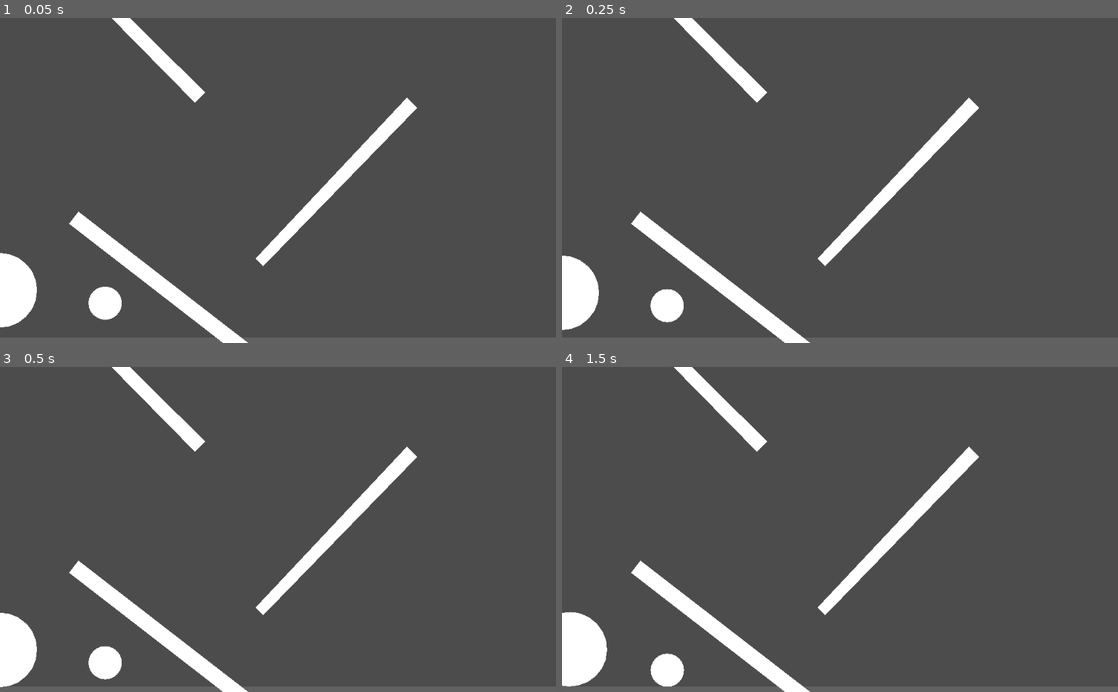
Above: before the commit, frames 1-4 (two rows, left to right).
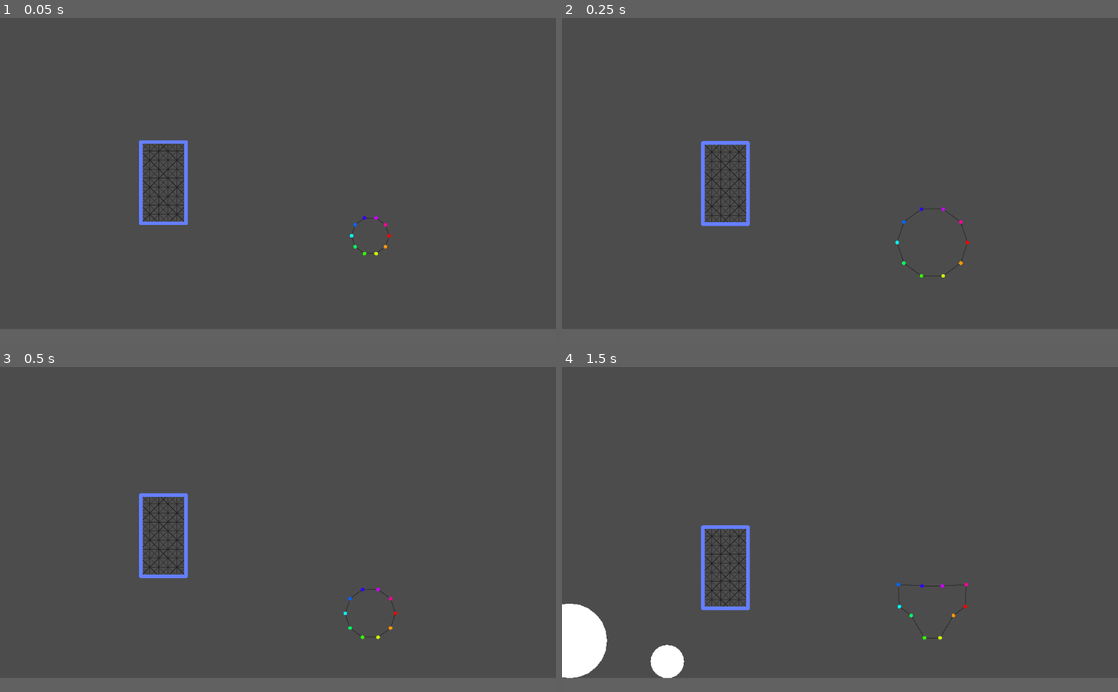
Above: after the commit, the same moments.

Repository: bustedwallstudios/Softbody
Game: Godot game, scene res://2dWorld.tscn
Two runs of this game, one before a commit and one after it. Both use one fixed random seed, a clock stepped at 60 frames per second and the inputs below.
Inputs (mouse positions are in pixels of both pictures, inside the frame that each line leads up to):
- Up to frame 1 (0.05 s): no input
- Up to frame 2 (0.25 s): no input
- Up to frame 3 (0.5 s): no input
- Up to frame 4 (1.5 s): tap Enter (ui_accept) at 0.5, 0.77 s; move the mouse to (667, 662) at 0.52 s; hold Right (ui_right) 0.53-1.28 s; move the mouse to (567, 649) at 1.27 s; hold Down (ui_down) from 1.28 s (still down)

The runs differ from the first frame. In frame 1, 7.0% of the frame differs, in the area x 0-75%, y 0-100%; in frame 2, 7.0%; in frame 3, 7.0%; in frame 4, 6.2%.

Commit message:
Refactored physics integration in the points, to make it more readable (and correct the way gravity was applied).

Diff:
--- a/2dWorld.tscn
+++ b/2dWorld.tscn
@@ -1,9 +1,10 @@
-[gd_scene load_steps=11 format=2]
+[gd_scene load_steps=12 format=2]
 
-[ext_resource path="res://Objects/SquishyBody.tscn" type="PackedScene" id=1]
+[ext_resource path="res://Objects/SquishyBall.tscn" type="PackedScene" id=1]
 [ext_resource path="res://MiscScripts/Draggable2.gd" type="Script" id=2]
 [ext_resource path="res://MiscScripts/Draggable.gd" type="Script" id=3]
 [ext_resource path="res://MiscScripts/Rotate.gd" type="Script" id=4]
+[ext_resource path="res://Objects/SquishyBody.tscn" type="PackedScene" id=5]
 
 [sub_resource type="RectangleShape2D" id=3]
 extents = Vector2( 119, 13 )
@@ -26,7 +27,7 @@
 [node name="World" type="Node2D"]
 
 [node name="Camera" type="Camera2D" parent="."]
-position = Vector2( -4, -320 )
+position = Vector2( -4, -272 )
 current = true
 zoom = Vector2( 3, 3 )
 
@@ -49,8 +50,8 @@
 polygon = PoolVector2Array( -5.95, -0.225, 5.95, -0.225, 5.95, 1.075, -5.95, 1.075 )
 
 [node name="RotatingBeam" type="StaticBody2D" parent="World"]
-position = Vector2( -598, 272 )
-rotation = -2.48186
+position = Vector2( 3006, 173 )
+rotation = -3.48019
 scale = Vector2( 1, 5 )
 __meta__ = {
 "_edit_group_": true
@@ -64,8 +65,8 @@
 polygon = PoolVector2Array( -546, 3.99805, -546, -13.002, 659, -12.9976, 659, 4.00244 )
 
 [node name="RotatingBeam2" type="StaticBody2D" parent="World"]
-position = Vector2( 348, -357 )
-rotation = 2.33874
+position = Vector2( 3016, -674 )
+rotation = 3.58665
 scale = Vector2( 1.016, 3.251 )
 script = ExtResource( 4 )
 __meta__ = {
@@ -83,7 +84,7 @@
 polygon = PoolVector2Array( -27.2157, -0.289926, 32.9624, -0.241419, 32.9287, 0.677203, -27.2257, 0.947976 )
 
 [node name="RotatingBeam3" type="StaticBody2D" parent="World"]
-position = Vector2( -903, -1263 )
+position = Vector2( 2545, -428 )
 rotation = -2.34921
 scale = Vector2( 1.237, 3.251 )
 script = ExtResource( 4 )
@@ -102,7 +103,7 @@
 polygon = PoolVector2Array( -27.2157, -0.289926, 32.9624, -0.241419, 32.9287, 0.677203, -27.2257, 0.947976 )
 
 [node name="Beam" type="RigidBody2D" parent="World"]
-position = Vector2( -2016, 136 )
+position = Vector2( 2092, 181 )
 rotation = -0.527089
 mass = 20.0
 gravity_scale = 3.72
@@ -123,7 +124,7 @@
 polygon = PoolVector2Array( -16.9075, -0.197987, 20.0952, -0.13546, 20.0282, 3.01541, -16.674, 2.99974 )
 
 [node name="Ball" type="RigidBody2D" parent="World"]
-position = Vector2( -959, 359 )
+position = Vector2( 1090, -1729 )
 input_pickable = true
 mass = 25.0
 gravity_scale = 5.0
@@ -144,7 +145,7 @@
 polygon = PoolVector2Array( -4.45, 1.625, -4.6, 0.425001, -4.45, -0.775, -4, -1.875, -3.25, -2.825, -2.3, -3.575, -1.2, …(247 unchanged characters)…
 
 [node name="BigBall" type="RigidBody2D" parent="World"]
-position = Vector2( -1542, 289 )
+position = Vector2( 516, -1620 )
 input_pickable = true
 mass = 50.0
 gravity_scale = 5.0
@@ -164,23 +165,12 @@
 scale = Vector2( 44.924, 44.925 )
 polygon = PoolVector2Array( -4.45, 1.625, -4.6, 0.425001, -4.45, -0.775, -4, -1.875, -3.25, -2.825, -2.3, -3.575, -1.2, …(247 unchanged characters)…
 
-[node name="SquishyBody" parent="." instance=ExtResource( 1 )]
-position = Vector2( -1047, -2045 )
-pointsHoriz = 2
-pointsVert = 2
-sizeInPx = 200
-stiffness = 15.0
-gravity = Vector2( 0, 6 )
-showLines = false
+[node name="SquishyBall" parent="." instance=ExtResource( 1 )]
+position = Vector2( 506, 33 )
+gravity = Vector2( 0, 22 )
 
-[node name="SquishyBody2" parent="." instance=ExtResource( 1 )]
-position = Vector2( -939, -2014 )
-pointsHoriz = 2
-pointsVert = 2
-sizeInPx = 200
-stiffness = 15.0
-gravity = Vector2( 0, 6 )
-showLines = false
+[node name="SquishyBody" parent="." instance=ExtResource( 5 )]
+position = Vector2( -762, -485 )
 
 [connection signal="input_event" from="World/Ball" to="World/Ball" method="inputEvent"]
 [connection signal="input_event" from="World/BigBall" to="World/BigBall" method="inputEvent"]
--- a/Objects/PhysicsPoint.gd
+++ b/Objects/PhysicsPoint.gd
@@ -5,18 +5,19 @@
 
 var gravityForce:Vector2
 
-# Set by the SquishyBall each frame, if this is part of a squishy ball
-# and not a box. Remains unused if not part of a ball.
-var pressure:float
+func _physics_process(delta):
 
-func _physics_process(delta):
-	# Add the force from the springs to this point, adjusting for mass
-	self.linear_velocity += (totalSpringForce)/mass
+	# The force we will apply to the point. The springs should not have as much of an effect on
+	# the points if there is a high mass (F = ma -> a = F/m). The gravity is unaffected by the
+	# mass, and so is added on outside of the division.
+	var finalForce = ((totalSpringForce)/mass) + gravityForce
+
+	self.linear_velocity += finalForce
 
 	# Prevent rotation, so the points cannot roll.
 	# This results in better friction.
 	self.angular_velocity = 0
 	self.rotation_degrees = 0
 
-	# In the meantime, do the gravity amount
-	totalSpringForce = gravityForce
+	# Reset this to 0 for next frame
+	totalSpringForce = Vector2.ZERO
--- a/Objects/Spring.gd
+++ b/Objects/Spring.gd
@@ -159,7 +159,7 @@
 	# rotated to points outwards.
 	var forceVector = vectorBetweenPoints.rotated(-PI/2) * force
 
-	return forceVector / 50000
+	return forceVector
 
 # Update the line graphic for each frame, to go from point A to B
 func updateLine():
--- a/Objects/SquishyBall.gd
+++ b/Objects/SquishyBall.gd
@@ -39,7 +39,7 @@
 var p:float # Pressure: Calculated each frame
 var V:float # Volume: Calculated each frame
 
-var n # Amount of substance within the ball: constant (calculated in _ready()
+var n # Amount of substance within the ball: constant (calculated in _ready())
 const R:float = 8.31446261815324 # Ideal gas constant: constant (obviously)
 
 # The pressure is literally just multiplied by this during the calculation
@@ -58,7 +58,7 @@
 	dampingFactor = stiffness * 1.5
 
 	# n is the area of the shape in pixels
-	n = radiusInPx * 10000
+	n = radiusInPx
 
 	# This will equal the circumference of the circle / the point count.
 	pxBetweenPoints = radiusInPx*2 * PI / pointsAroundCircle
